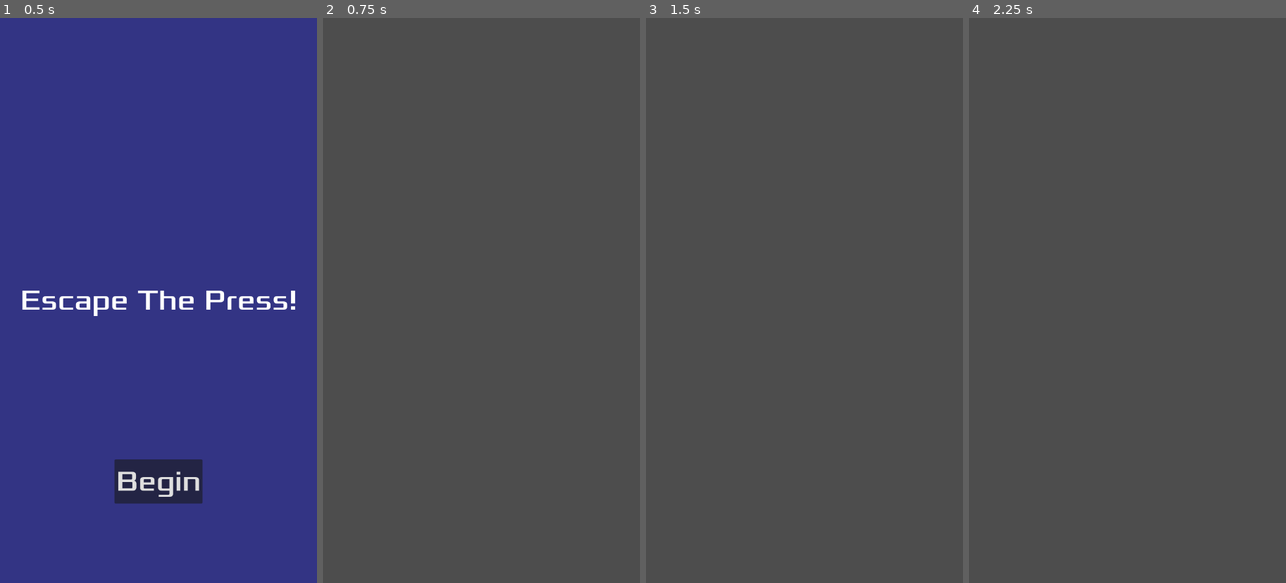
Above: before the commit, frames 1-4 (left to right).
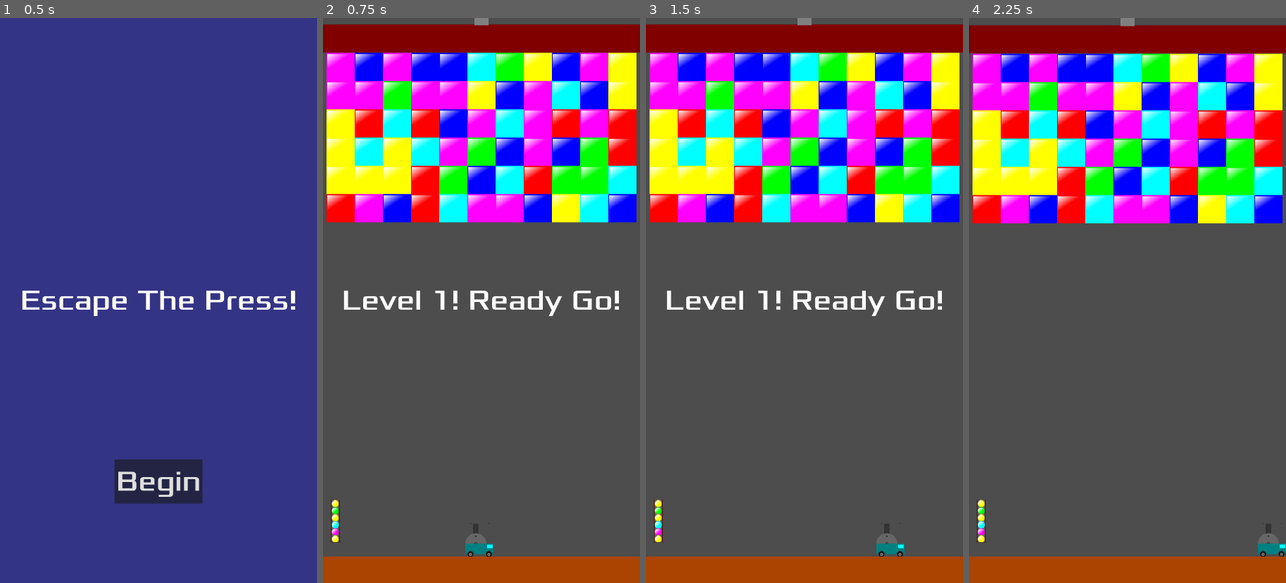
Above: after the commit, the same moments.

Repository: JamesElison/Escape_The_Press
Game: Godot game, scene res://core/scenes/set_elements/main_menu.tscn
Two runs of this game, one before a commit and one after it. Both use one fixed random seed, a clock stepped at 60 frames per second and the inputs below. Sound files missing from this copy of the repository are replaced by a short silence.
Inputs (mouse positions are in pixels of both pictures, inside the frame that each line leads up to):
- Up to frame 1 (0.5 s): no input
- Up to frame 2 (0.75 s): click "Begin" at 0.5 s
- Up to frame 3 (1.5 s): tap Enter at 1.25 s; move the mouse to (874, 272) at 1.27 s; hold D (right) from 1.28 s (still down); click (874, 272) at 1.35 s
- Up to frame 4 (2.25 s): release D (right) at 2 s; drag from (1064, 328) to (1111, 413) at 2.02 s

Frame 1 is identical in both runs. In frame 2, 41% of the frame differs, in the area x 0-100%, y 0-100%; in frame 3, 41%; in frame 4, 40%.
Error before the commit: Attempt to call function 'play' in base 'null instance' on a null instance. (res://core/scripts/hud.gd:52)

Commit message:
Versão 0.1git add .!

Diff:
--- a/core/scripts/color_ball_charger.gd
+++ b/core/scripts/color_ball_charger.gd
@@ -2,7 +2,7 @@
 
 @onready var color_ball_sprite = $ColorBallSprite
 
-var color_balls = [
+var color_balls: Array[String] = [
 	"res://core/assets/sprites/set_objects/red_ball.png",
 	"res://core/assets/sprites/set_objects/green_ball.png",
 	"res://core/assets/sprites/set_objects/blue_ball.png",
@@ -13,17 +13,47 @@
 	#"res://core/assets/sprites/set_objects/white_ball.png"
 ]
 
-@export var color_ball = 0: set = set_color_ball
+@export var color_ball: int = 0: set = set_color_ball
 
-func set_color_ball(val) -> void:
+func set_color_ball(val: int) -> void:
 	color_ball = val
-	if color_ball_sprite and val >= 0 and val < color_balls.size():
+	if is_node_ready() and color_ball_sprite and val >= 0 and val < color_balls.size():
 		color_ball_sprite.texture = load(color_balls[val])
 
-# Called when the node enters the scene tree for the first time.
 func _ready() -> void:
-	# Sorteia um número entre 0 e o último índice da lista
-	var random_index = randi() % color_balls.size()
+	self.color_ball = get_random_valid_color_index()
 
-	# Atribui o valor sorteado (isso aciona o setter 'set_block_color')
-	self.color_ball = random_index
+func get_random_valid_color_index() -> int:
+	var all_blocks = get_tree().get_nodes_in_group("blocks")
+	var valid_blocks: Array[Node] = []
+
+	# Filtra apenas blocos ativos (ignora os que estão sendo destruídos)
+	for block in all_blocks:
+		if is_instance_valid(block) and not block.get("is_being_destroyed"):
+			valid_blocks.append(block)
+
+	if valid_blocks.is_empty():
+		return randi() % color_balls.size()
+
+	# 1. Mapeia as alturas (posições Y) únicas dos blocos ativos
+	var unique_y_positions: Array[float] = []
+	for block in valid_blocks:
+		var block_y = snapped(block.global_position.y, 16.0)
+		if not block_y in unique_y_positions:
+			unique_y_positions.append(block_y)
+
+	# 2. Se houver 3 fileiras ou menos de altura restante
+	if unique_y_positions.size() <= 3:
+		var available_indices: Array[int] = []
+
+		for block in valid_blocks:
+			var idx: int = block.block_color
+			if idx >= 0 and idx < color_balls.size() and not idx in available_indices:
+				available_indices.append(idx)
+
+		# Sorteia apenas entre as cores presentes na tela
+		if not available_indices.is_empty():
+			return available_indices.pick_random()
+
+	# 3. Se houver 4 fileiras ou mais, sorteia qualquer cor normalmente
+	return randi() % color_balls.size()
--- a/core/scripts/hud.gd
+++ b/core/scripts/hud.gd
@@ -1,28 +1,37 @@
 extends CanvasLayer
-
-#signal start_game
 
 var press_node
 var level_music
 var is_game_over: bool = false
 
-#@onready var score_label = $ScoreLabel
 @onready var HUD_color_rect = $HUDColorRect
 @onready var message_label = $MessageLabel
 @onready var start_button = $StartButton
 @onready var message_timer = $MessageTimer
 
 func _ready() -> void:
-	press_node = get_parent().get_node("Press")
-	level_music = get_parent().get_node("LevelMusic")
+	if get_parent().has_node("Press"):
+		press_node = get_parent().get_node("Press")
+	if get_parent().has_node("LevelMusic"):
+		level_music = get_parent().get_node("LevelMusic")
 
+# Prepara a tela quando está dentro da fase (esconde o menu inicial)
+func setup_for_level() -> void:
+	is_game_over = false
+	HUD_color_rect.hide()
+	start_button.hide()
+	message_label.hide()
 
-func show_message(text):
+func show_message(text: String) -> void:
 	message_label.text = text
 	message_label.show()
 	message_timer.start()
 
-func show_game_over():
+func show_level_start(level_number: int) -> void:
+	setup_for_level()
+	show_message("Level " + str(level_number) + "! Ready Go!")
+
+func show_game_over() -> void:
 	is_game_over = true
 	show_message("Game Over")
 	await message_timer.timeout
@@ -33,24 +42,10 @@
 	await get_tree().create_timer(1.0).timeout
 	start_button.show()
 
-#func update_score(score):
-	#score_label.text = str(score)
-
-
 func _on_start_button_pressed() -> void:
-	# Se o jogador já morreu anteriormente, recarrega a cena inteira do zero
-	if is_game_over:
-		get_tree().reload_current_scene()
-		return
-
-	HUD_color_rect.hide()
-	message_label.hide()
-	start_button.hide()
-	#start_game.emit()
-	if "press_active" in press_node:
-		press_node.press_active = true
-	level_music.play()
-
+	# Troca de cena diretamente no clique único do botão
+	GameManager.reset_game_data()
+	get_tree().change_scene_to_file("res://core/scenes/levels/test_area.tscn")
 
 func _on_mensage_timer_timeout() -> void:
 	message_label.hide()
--- a/core/scripts/level.gd
+++ b/core/scripts/level.gd
@@ -11,16 +11,30 @@
 var level_cleared: bool = false
 
 func _ready() -> void:
-	# Inicia o timer para ativar a prensa
+	level_cleared = false
+
+	# 1. Ajusta o speed da prensa
+	if press:
+		press.speed = GameManager.press_speed
+
+	# 2. Esconde o retângulo do menu e exibe a mensagem no HUD
+	if HUD and HUD.has_method("show_level_start"):
+		HUD.show_level_start(GameManager.current_level)
+
+	# 3. Inicia o timer da prensa
 	if level_start_timer:
 		level_start_timer.timeout.connect(_on_level_start_timer_timeout)
 		level_start_timer.start()
+
+	# 4. Toca a música da fase
+	if level_music:
+		level_music.play()
 
 func _process(_delta: float) -> void:
 	if level_cleared:
 		return
 
-	# Verifica se não restam blocos no grupo "blocks"
+	# Checa se todos os blocos foram destruídos
 	var remaining_blocks = get_tree().get_nodes_in_group("blocks")
 	if remaining_blocks.size() == 0 and press.press_active:
 		complete_level()
@@ -28,20 +42,19 @@
 func complete_level() -> void:
 	level_cleared = true
 
-	# 1. Para a prensa e a música do nível
 	press.press_active = false
-	level_music.stop()
+	if level_music:
+		level_music.stop()
 
-	# 2. Toca a música de vitória (0.04s)
 	if level_victory_music:
 		level_victory_music.play()
 		await level_victory_music.finished
 
-	# 3. Atualiza os dados no GameManager (level += 1 e speed += 2.0)
+	# Incrementa dados no GameManager
 	GameManager.advance_to_next_level()
 
-	# 4. Recarrega a cena limpa
-	get_tree().reload_current_scene()
+	# Troca direto para a cena do nível
+	get_tree().change_scene_to_file("res://core/scenes/levels/test_area.tscn")
 
 func _on_level_start_timer_timeout() -> void:
 	press.press_active = true
@@ -51,8 +64,7 @@
 	if "press_active" in press:
 		press.press_active = false
 	HUD.show_game_over()
-	level_music.stop()
-	level_game_over_sound.play()
-
-	# Opcional: Se quiser resetar a velocidade e o level quando der Game Over total:
-	 #GameManager.reset_game_data()
+	if level_music:
+		level_music.stop()
+	if level_game_over_sound:
+		level_game_over_sound.play()
--- a/core/scripts/singletons/game_manager.gd
+++ b/core/scripts/singletons/game_manager.gd
@@ -12,4 +12,4 @@
 # Incrementa a dificuldade para o próximo nível
 func advance_to_next_level() -> void:
 	current_level += 1
-	press_speed += 2.0
+	press_speed += 1.5
